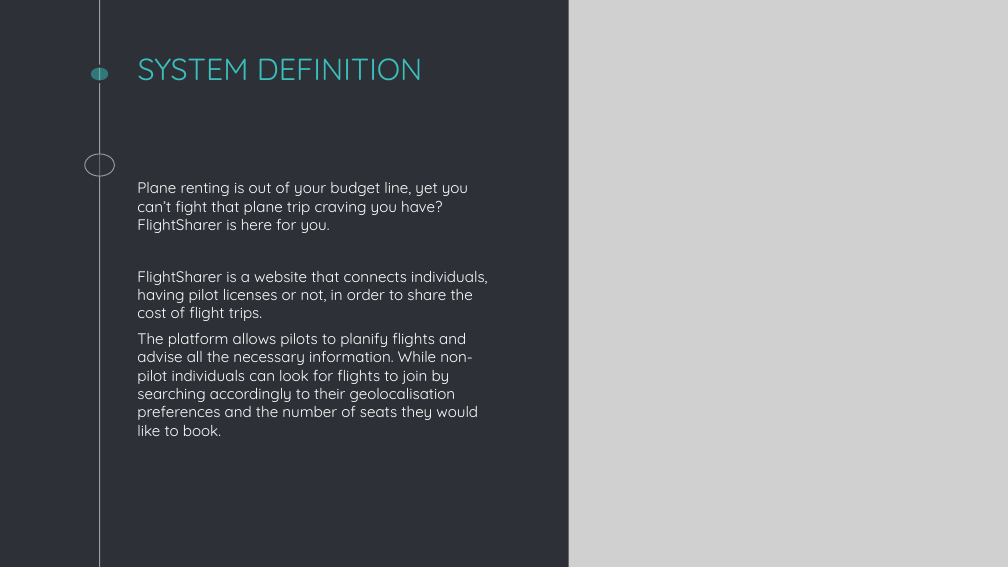
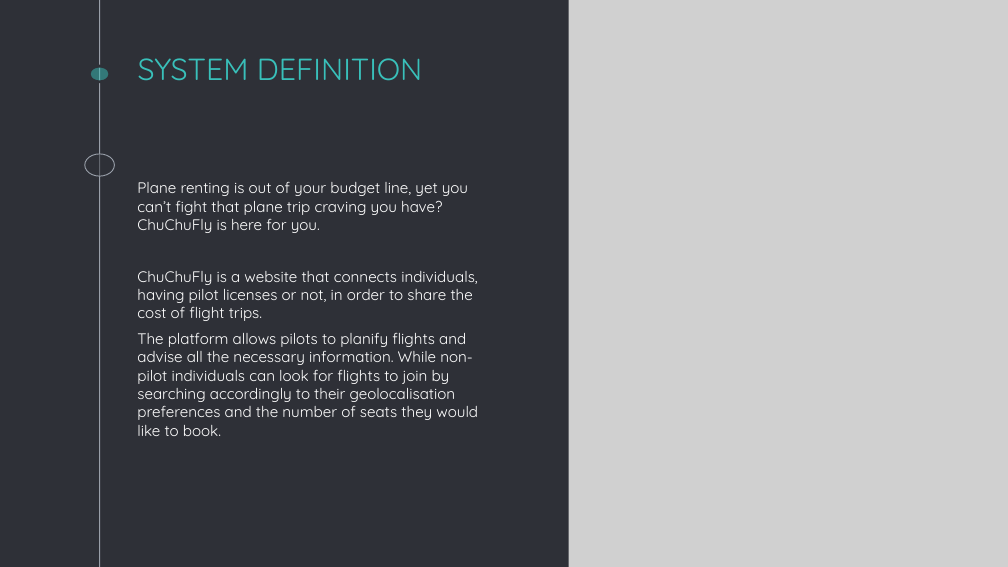
Before and after one commit to andressito/ProjetGLA2019, a slide deck: slide 2 of Projet/Rapport/TD4_GL_G1.odp. Drawn at 1008x567 pixels with LibreOffice and Linux fonts; fonts in the diff are those of the drawing; grey boxes stand for pictures. Boxes give left, top, right and bottom in pixels: in the first picture for what was removed or moved away, otherwise in the second. Text is boxed around its words. In the diff, an @@ line names an element or a change of style, - is before the commit and + after.

```diff
--- a/Projet/Rapport/TD4_GL_G1.odp
+++ b/Projet/Rapport/TD4_GL_G1.odp
@@ text at (137, 182, 478, 321): text changed @@
-Plane renting is out of your budget line, yet you can’t fight that plane trip craving you have? FlightSharer is here for you.
-FlightSharer is a website that connects individuals, having pilot licenses or not, in order to share the cost of flight trips.
+Plane renting is out of your budget line, yet you can’t fight that plane trip craving you have? ChuChuFly is here for you.
+ChuChuFly is a website that connects individuals, having pilot licenses or not, in order to share the cost of flight trips.
```
Also in this commit, not shown: 2 other slides changed, 27 slides added, 1 slide removed, 1 other file.
